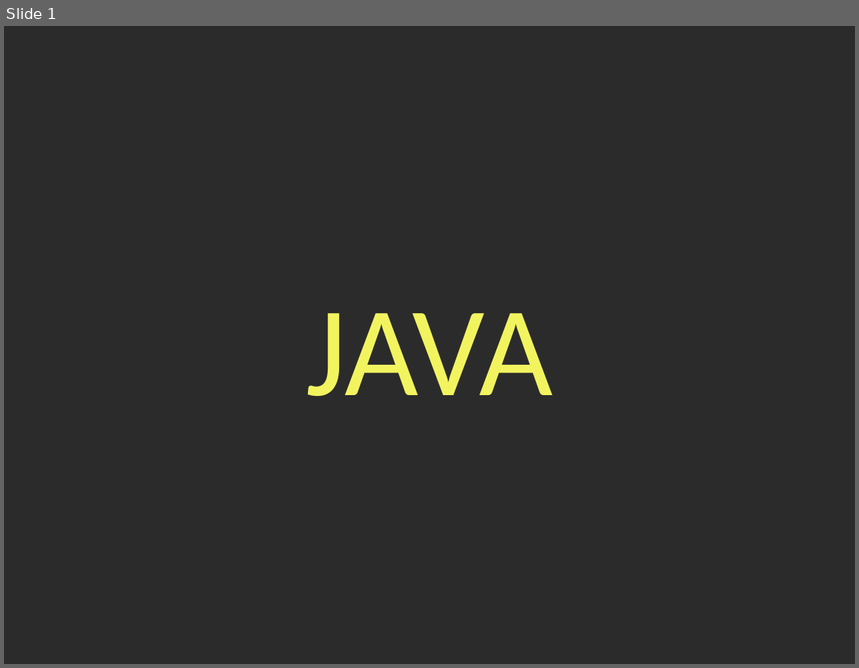
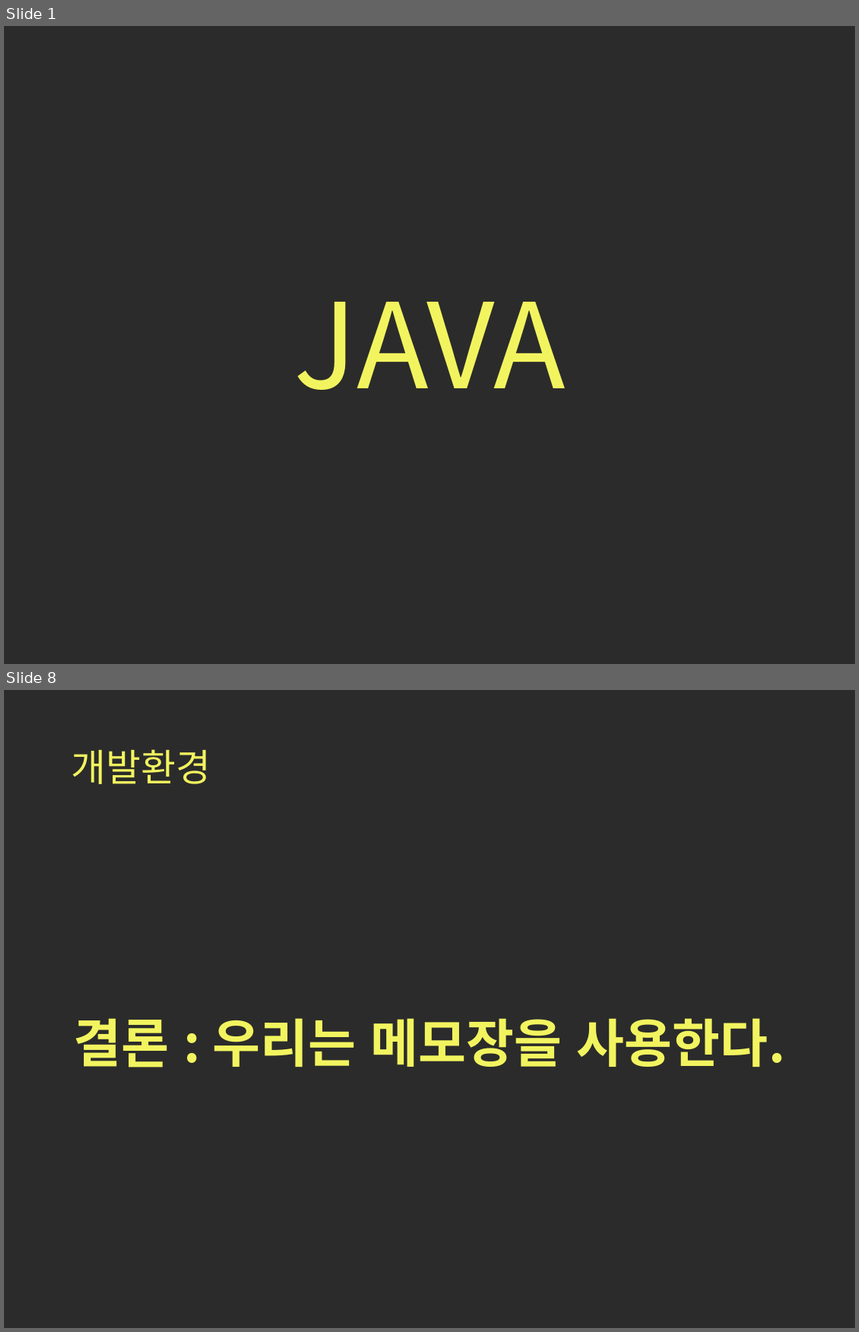
Before and after one commit to bamtoll09/Java_Education, a slide deck: 1장_자바.pptx. Shown one above the other, each under a label of ours: slide 1 before the commit, slides 1 and 8 after it; the slides between them are not shown. The pictures are 859x668 and 859x1332 pixels, drawn with LibreOffice and Linux fonts; fonts in the diff are those of the drawing; background and template pictures are left out; a plain dark background stands for a picture behind light text. Boxes give left, top, right and bottom in pixels: in the first picture for what was removed or moved away, otherwise in the second. Text is boxed around its words. In the diff, an @@ line names an element or a change of style, - is before the commit and + after.

```diff
--- a/1장_자바.pptx
+++ b/1장_자바.pptx
@@ slide 8 added at [4, 690, 855, 1328], background picture (left out) @@
@@ title added at [72, 749, 211, 784], 32 pt, text #F2F45F @@
+개발환경
@@ text added at [73, 1018, 786, 1068], 44 pt, text #F2F45F, bold @@
+결론 : 우리는 메모장을 사용한다.
@@ slide 1 changed as well @@
@@ title "JAVA": place and size @@
-title "JAVA" at [306, 313, 553, 396]
+title "JAVA" at [294, 302, 565, 390]
@@ title "JAVA" at [294, 302, 565, 390]: size 108 to 100 pt, font Calibri to Noto Sans CJK KR; line spacing 1 to 0.9; vertical alignment top to middle @@
```
Also in this commit, not shown: 8 other slides added, 1 slide removed, 2 other files.
